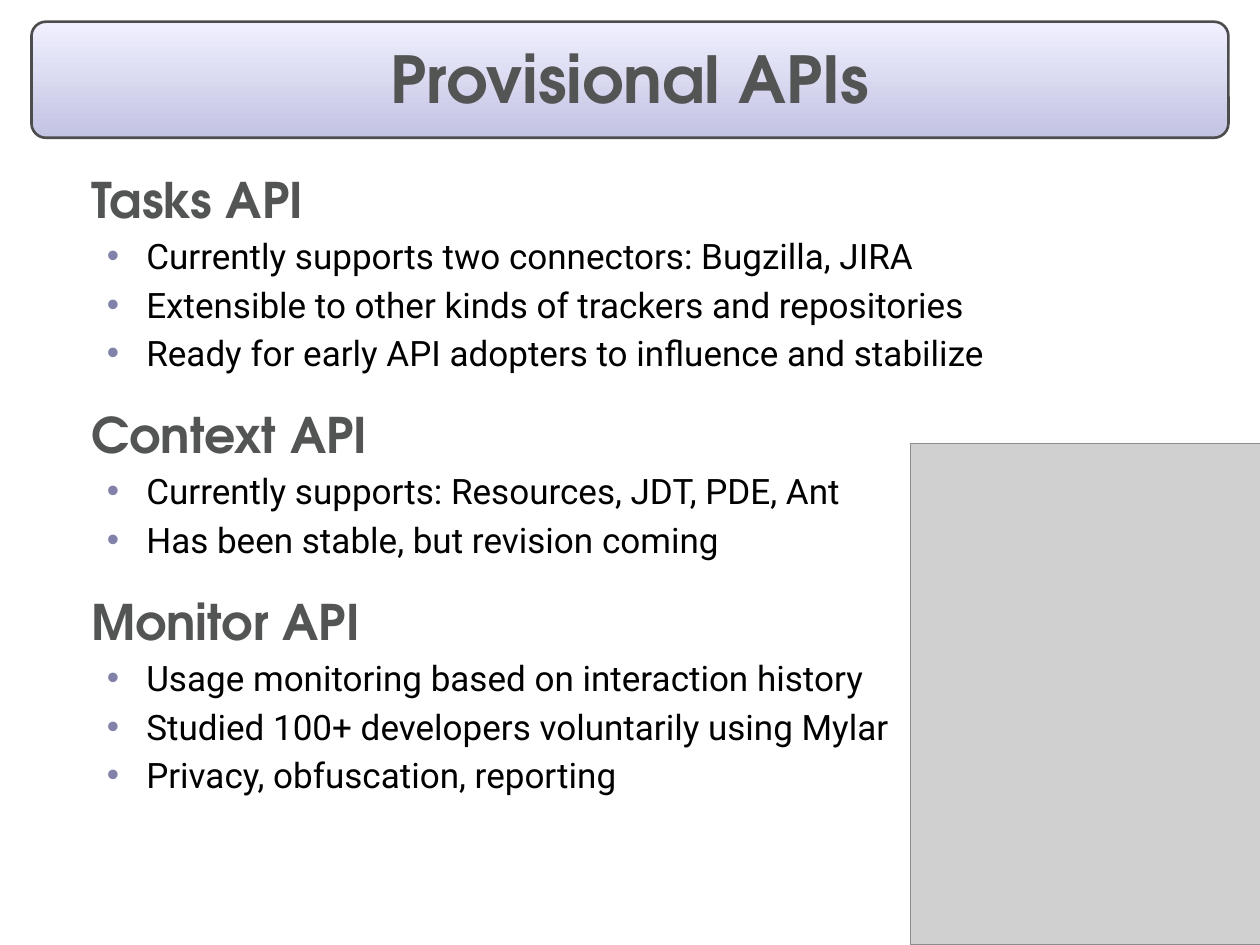
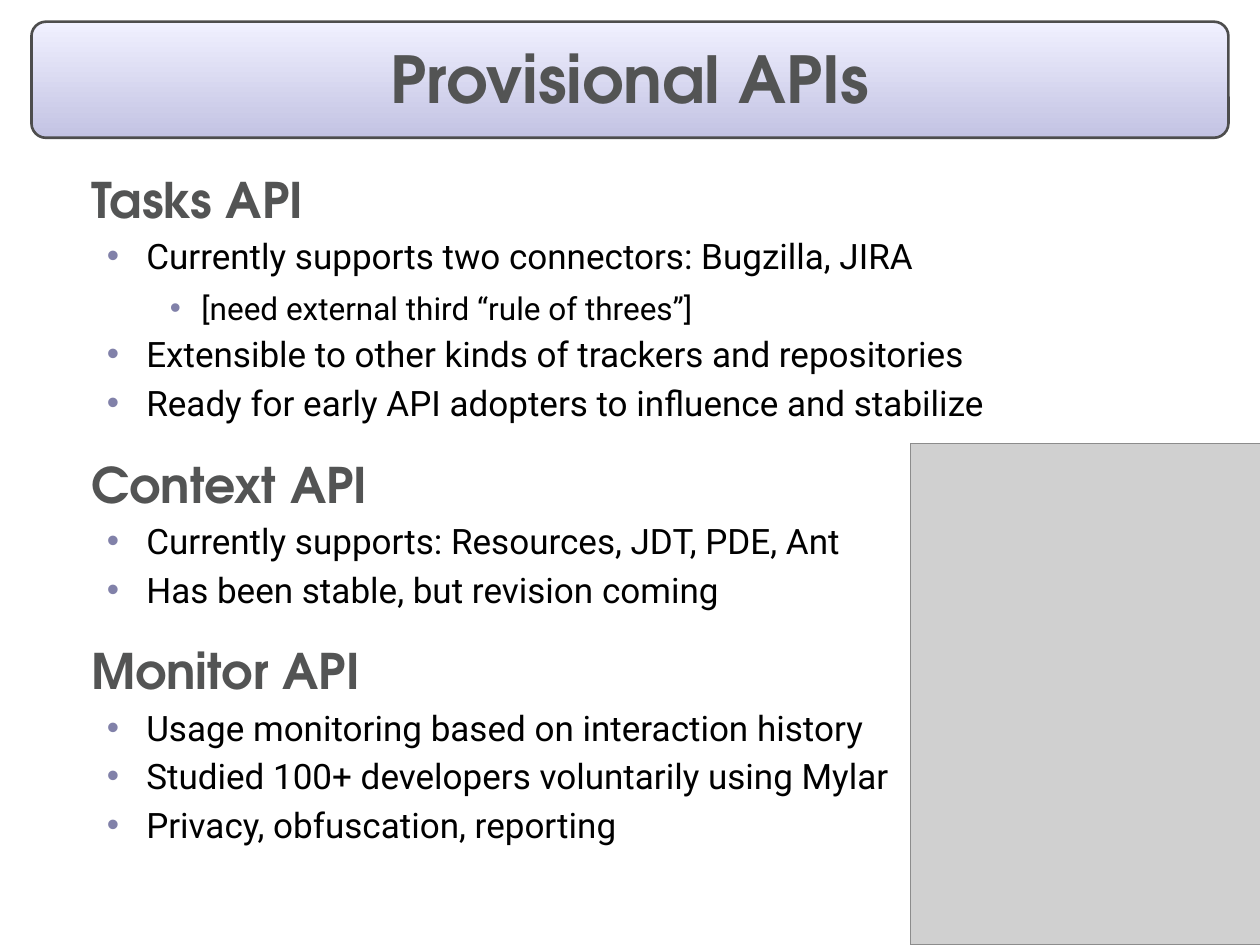
Before and after one commit to eclipse-mylyn/mylyn-website, a slide deck: slide 18 of publications/2006-03-mylar-eclipsecon.ppt. Drawn at 1260x945 pixels with LibreOffice and Linux fonts; fonts in the diff are those of the drawing; grey boxes stand for pictures. Boxes give left, top, right and bottom in pixels: in the first picture for what was removed or moved away, otherwise in the second. Text is boxed around its words. In the diff, an @@ line names an element or a change of style, - is before the commit and + after.

```diff
--- a/publications/2006-03-mylar-eclipsecon.ppt
+++ b/publications/2006-03-mylar-eclipsecon.ppt
@@ text at [201, 294, 692, 325]: paragraph added @@
+    • [need external third “rule of threes”]
```
Also in this commit, not shown: 3 other slides changed.
